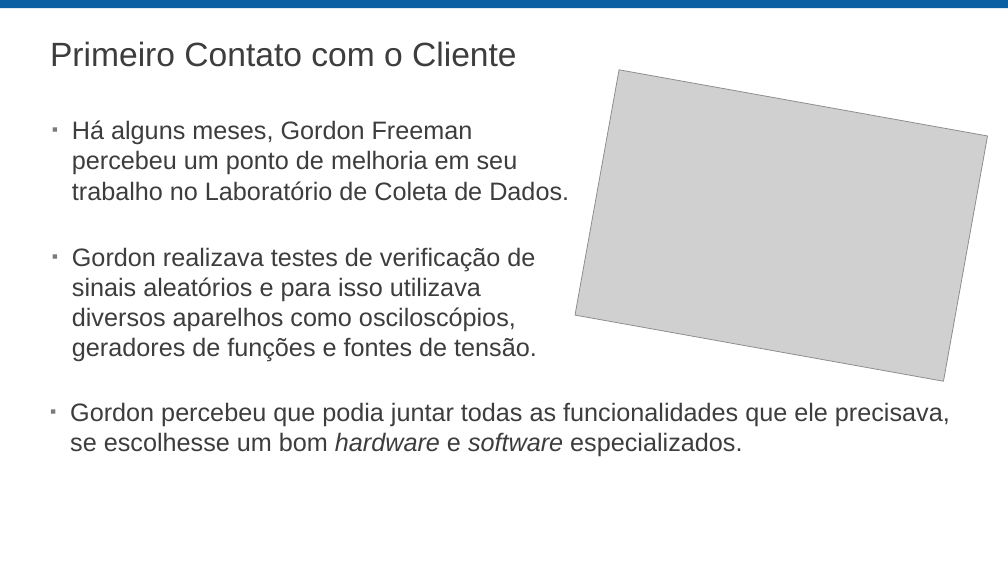
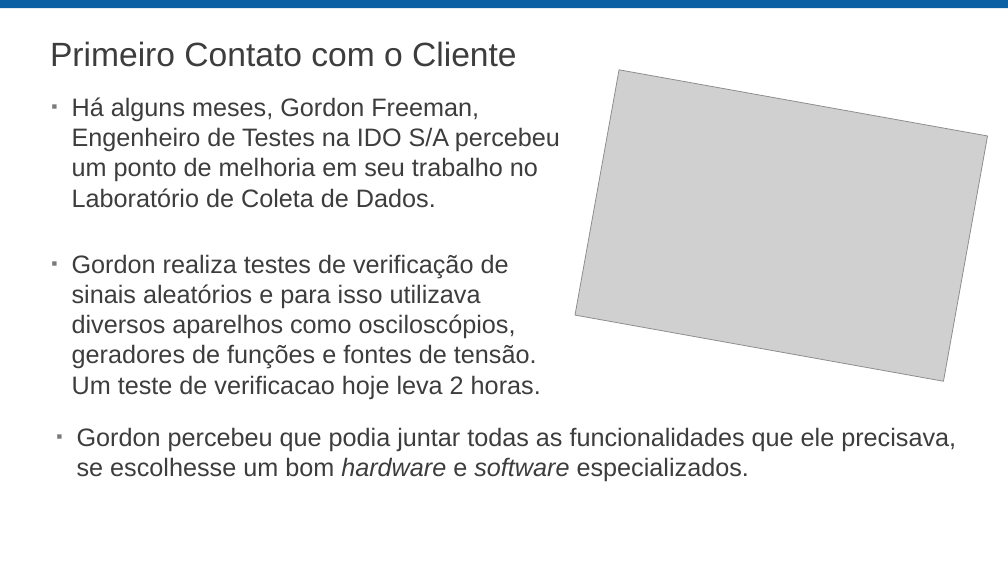
Before and after one commit to belleorlandi/Intern_Project_IO, a slide deck: slide 4 of MVP/MVP-final/Apresentação Final.pptx. Drawn at 1008x567 pixels with LibreOffice and Linux fonts; fonts in the diff are those of the drawing; grey boxes stand for pictures; background and template pictures are left out. Boxes give left, top, right and bottom in pixels: in the first picture for what was removed or moved away, otherwise in the second. Text is boxed around its words. In the diff, an @@ line names an element or a change of style, - is before the commit and + after.

Commit message:
1. Imagens para apresentação
1.
2.
3.

```diff
--- a/MVP/MVP-final/Apresentação Final.pptx
+++ b/MVP/MVP-final/Apresentação Final.pptx
@@ text at [72, 97, 560, 399]: text changed @@
-▪ Há alguns meses, Gordon Freeman percebeu um ponto de melhoria em seu trabalho no Laboratório de Coleta de Dados.
-▪ Gordon realizava testes de verificação de sinais aleatórios e para isso utilizava diversos aparelhos como osciloscópios, geradores de funções e fontes de tensão.
+▪ Há alguns meses, Gordon Freeman, Engenheiro de Testes na IDO S/A percebeu um ponto de melhoria em seu trabalho no Laboratório de Coleta de Dados.
+▪ Gordon realiza testes de verificação de sinais aleatórios e para isso utilizava diversos aparelhos como osciloscópios, geradores de funções e fontes de tensão. Um teste de verificacao hoje leva 2 horas.
@@ text "Gordon percebeu que podia juntar ...": place and size @@
-text "Gordon percebeu que podia juntar ..." at [70, 402, 950, 457]
+text "Gordon percebeu que podia juntar ..." at [77, 427, 956, 482]
```
Also in this commit, not shown: 6 other slides changed, 2 slides added, 2 slides removed, 29 other files.
